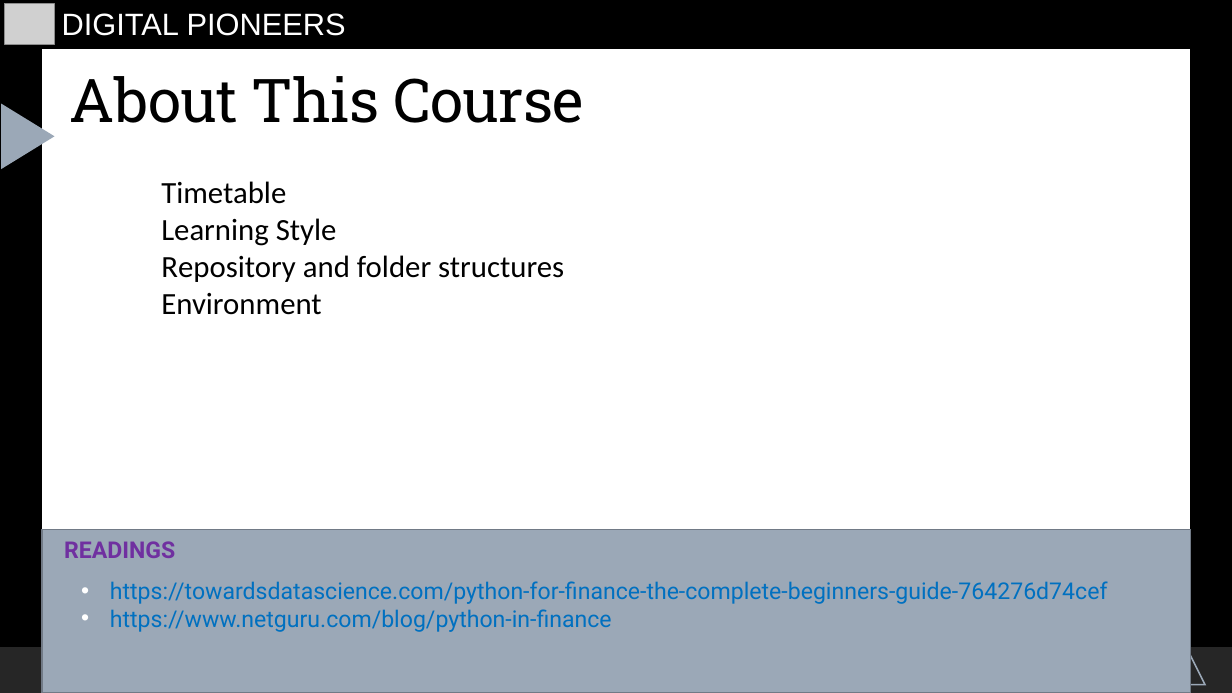
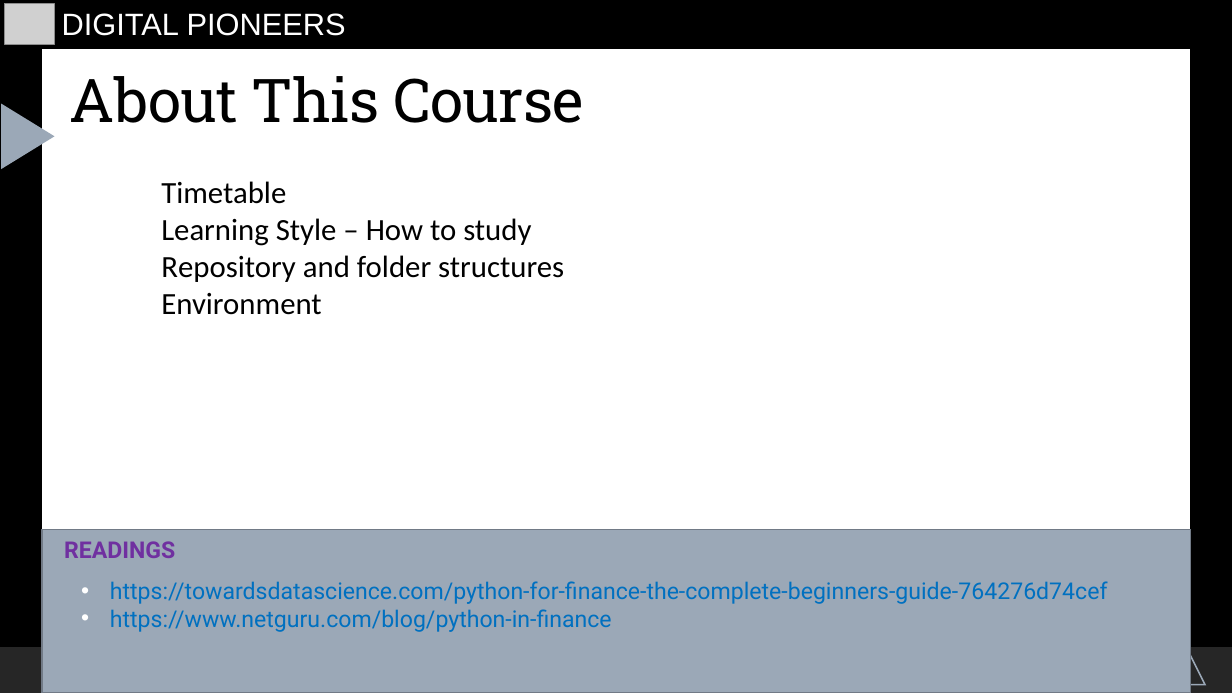
Before and after one commit to starswish2100/pythoninfinance, a slide deck: slide 2 of Introduction/tianshan-material/course_overview.odp. Drawn at 1232x693 pixels with LibreOffice and Linux fonts; fonts in the diff are those of the drawing; grey boxes stand for pictures. Boxes give left, top, right and bottom in pixels: in the first picture for what was removed or moved away, otherwise in the second. Text is boxed around its words. In the diff, an @@ line names an element or a change of style, - is before the commit and + after.

```diff
--- a/Introduction/tianshan-material/course_overview.odp
+++ b/Introduction/tianshan-material/course_overview.odp
@@ text at box(161, 218, 531, 246): text changed @@
-❑ Learning Style
+❑ Learning Style – How to study
```
Also in this commit, not shown: 1 other slide changed, 1 other file.
